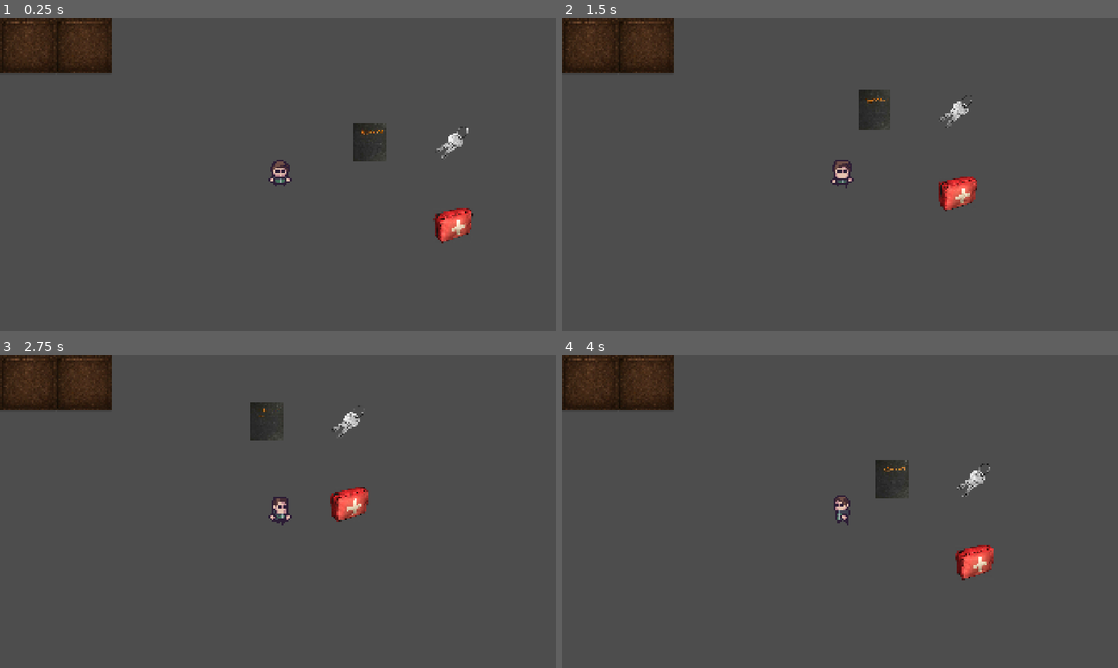
Above: before the commit, frames 1-4 (two rows, left to right).
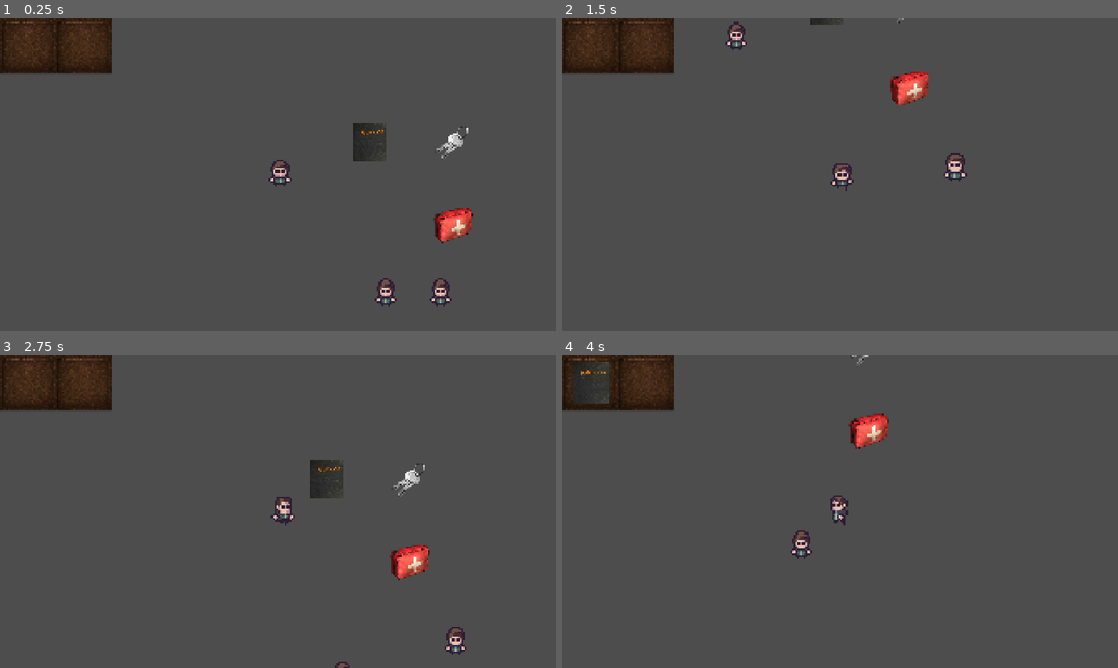
Above: after the commit, the same moments.

Repository: fernandofelxs/ProjetoGameDev
Game: Godot game, scene res://levels/testroom.tscn
Same seed, same stepped clock (60 frames per second), same inputs: the game is played once before the commit and once after it.
Inputs:
- Up to frame 1 (0.25 s): no input
- Up to frame 2 (1.5 s): hold Right (ui_right) 0.53-1.28 s; hold Tab (switch_player_character, bound only after the commit) 0.53-1.28 s; tap Space (attack) at 0.6 s; hold Down (ui_down) from 1.28 s (still down); tap Tab (switch_player_character, bound only after the commit) at 1.35 s
- Up to frame 3 (2.75 s): tap Space (attack) at 1.55, 2.1 s; release Down (ui_down) at 2.03 s; hold Right (ui_right) from 2.03 s (still down); hold Tab (switch_player_character, bound only after the commit) from 2.03 s (still down)
- Up to frame 4 (4 s): release Right (ui_right) at 2.78 s; release Tab (switch_player_character, bound only after the commit) at 2.78 s; hold Up (ui_up) 2.78-3.53 s; tap E (interact) at 2.85 s; tap Space (attack) at 3.05 s; hold Left (ui_left) from 3.53 s (still down); hold Tab (switch_player_character, bound only after the commit) from 3.53 s (still down)

The runs differ from the first frame. In frame 1, 0.5% of the frame differs, in the area x 67-82%, y 83-93%; in frame 2, 2.8%; in frame 3, 3.3%, in the area x 45-84%, y 15-100%; in frame 4, 3.1%.

Commit message:
implement changing between characters

Diff:
--- a/levels/testroom.tscn
+++ b/levels/testroom.tscn
@@ -1,7 +1,8 @@
-[gd_scene load_steps=10 format=3 uid="uid://dqslu82ee6ynk"]
+[gd_scene load_steps=11 format=3 uid="uid://dqslu82ee6ynk"]
 
 [ext_resource type="PackedScene" uid="uid://r5737pf6ogiv" path="res://scenes/player/player.tscn" id="1_dvo5g"]
 [ext_resource type="Script" uid="uid://cgtd7mnyrs1dm" path="res://scripts/testroom.gd" id="1_eivy4"]
+[ext_resource type="PackedScene" uid="uid://brlbowc67l8yf" path="res://scenes/player/character_manager.tscn" id="2_j5n7w"]
 [ext_resource type="PackedScene" uid="uid://b2foc0juo3axl" path="res://scenes/enemy1/enemy1.tscn" id="2_xndyt"]
 [ext_resource type="PackedScene" uid="uid://bqt17yadoo1ul" path="res://scenes/item_pickups/item_pickup.tscn" id="4_16dvi"]
 [ext_resource type="PackedScene" uid="uid://qmbh7eaq4ldl" path="res://scenes/ui/game_ui.tscn" id="4_jleao"]
@@ -17,11 +18,21 @@
 [node name="TestRoom" type="Node2D"]
 script = ExtResource("1_eivy4")
 
+[node name="CharacterManager" parent="." node_paths=PackedStringArray("players") instance=ExtResource("2_j5n7w")]
+players = [NodePath("../Player"), NodePath("../Player2"), NodePath("../Player3")]
+
+[node name="Camera2D" type="Camera2D" parent="CharacterManager"]
+position = Vector2(347, 75)
+zoom = Vector2(5.975, 5.975)
+
 [node name="Player" parent="." instance=ExtResource("1_dvo5g")]
 position = Vector2(347, 75)
 
-[node name="Camera2D" type="Camera2D" parent="Player"]
-zoom = Vector2(5.975, 5.975)
+[node name="Player2" parent="." instance=ExtResource("1_dvo5g")]
+position = Vector2(440, 144)
+
+[node name="Player3" parent="." instance=ExtResource("1_dvo5g")]
+position = Vector2(408, 144)
 
 [node name="Enemy1" parent="." node_paths=PackedStringArray("player") instance=ExtResource("2_xndyt")]
 position = Vector2(103, -59)
@@ -31,13 +42,13 @@
 position = Vector2(73, -56)
 navigation_polygon = SubResource("NavigationPolygon_dvo5g")
 
+[node name="GameUI" parent="." instance=ExtResource("4_jleao")]
+
 [node name="ItemPickup" parent="." instance=ExtResource("4_16dvi")]
 z_index = -1
 position = Vector2(400, 56)
 scale = Vector2(0.15, 0.15)
 item = ExtResource("5_16dvi")
-
-[node name="GameUI" parent="." instance=ExtResource("4_jleao")]
 
 [node name="ItemPickup2" parent="." instance=ExtResource("4_16dvi")]
 z_index = -1
--- a/project.godot
+++ b/project.godot
@@ -38,6 +38,11 @@
 "events": [Object(InputEventKey,"resource_local_to_scene":false,"resource_name":"","device":-1,"window_id":0,"alt_press …(192 unchanged characters)…
 ]
 }
+switch_player_character={
+"deadzone": 0.2,
+"events": [Object(InputEventKey,"resource_local_to_scene":false,"resource_name":"","device":-1,"window_id":0,"alt_pressed":false,"shift_pressed":false,"ctrl_pressed":false,"meta_pressed":false,"pressed":false,"keycode":0,"physical_keycode":4194306,"key_label":0,"unicode":0,"location":0,"echo":false,"script":null)
+]
+}
 
 [rendering]
 
--- /dev/null
+++ b/scenes/player/character_manager.tscn
@@ -0,0 +1,6 @@
+[gd_scene load_steps=2 format=3 uid="uid://brlbowc67l8yf"]
+
+[ext_resource type="Script" uid="uid://clfivngncvmlf" path="res://scripts/character_manager.gd" id="1_btk7d"]
+
+[node name="CharacterManager" type="Node2D"]
+script = ExtResource("1_btk7d")
--- /dev/null
+++ b/scripts/character_manager.gd
@@ -0,0 +1,43 @@
+extends Node2D
+
+@export var players: Array[Player] = []
+@export var camera_speed := 100.0
+
+@onready var camera: Camera2D = $Camera2D
+
+var current_index := 0
+
+func _ready() -> void:
+	if players.is_empty():
+		return
+
+	_activate_player(0)
+
+func _physics_process(delta: float) -> void:
+	if players.is_empty():
+		return
+
+	var target_pos := players[current_index].global_position
+	var step := camera_speed * delta
+
+	camera.global_position = camera.global_position.move_toward(
+		target_pos,
+		step
+	)
+
+func _input(event: InputEvent) -> void:
+	if event.is_action_pressed("switch_player_character"):
+		switch_player_character()
+
+func switch_player_character() -> void:
+	players[current_index].is_active = false
+	current_index = (current_index + 1) % players.size()
+	_activate_player(current_index)
+
+func _activate_player(index: int) -> void:
+	for i in players.size():
+		players[i].is_active = (i == index)
+
+	camera_speed = players[index].speed
+
+	camera.global_position = players[index].global_position
--- a/scripts/game_ui.gd
+++ b/scripts/game_ui.gd
@@ -6,5 +6,5 @@
 	update_slots()
 
 func update_slots():
-	for i in range(min(Inventory.slots.size(), ui_slots.size())):
+	for i in range(0, ui_slots.size()):
 		ui_slots[i].update(Inventory.slots[i])
--- a/scripts/player.gd
+++ b/scripts/player.gd
@@ -20,6 +20,7 @@
 var knockback_timer: float = 0.0
 @export var knockback_force : float = 150.0
 @export var knockback_duration: float = 0.2
+@export var is_active = true
 
 func _ready() -> void:
 	animation.play("idle_down")
@@ -27,16 +28,20 @@
 	attack_area.connect("body_entered", Callable(self, "_on_attack_area_activated"))
 
 func _process(_delta: float) -> void:
-	direction.x = Input.get_action_strength("ui_right") - Input.get_action_strength("ui_left")
-	direction.y = Input.get_action_raw_strength("ui_down") - Input.get_action_strength("ui_up")
+	if is_active:
+		direction.x = Input.get_action_strength("ui_right") - Input.get_action_strength("ui_left")
+		direction.y = Input.get_action_strength("ui_down") - Input.get_action_strength("ui_up")
 
-	velocity = direction.normalized() * speed if not attacking else Vector2.ZERO
+		if Input.is_action_just_pressed("attack") and not attacking:
+			attacking = true
+	else:
+		direction = Vector2.ZERO
+
+	velocity = direction.normalized() * speed if (is_active and not attacking) else Vector2.ZERO
 
 	if update_direction() or update_state():
 		update_animation()
 
-	if Input.is_action_just_pressed("attack") and !attacking:
-		attacking = true
 
 func _physics_process(delta: float) -> void:
 	if knockback_timer > 0.0:
--- a/scripts/testroom.gd
+++ b/scripts/testroom.gd
@@ -1,7 +1,10 @@
 extends Node2D
 
-func _ready():
+func _ready() -> void:
 	$GameUI.update_slots()
 
-func _on_item_pickup_item_collected() -> void:
+	for pickup in get_tree().get_nodes_in_group("item_pickups"):
+		pickup.item_collected.connect(_on_item_pickup_item_collected)
+
+func _on_item_pickup_item_collected():
 	$GameUI.update_slots()
Not shown: 1 places in scenes/ui/inventory_slot.tscn that only renumber resources
Not shown, added: scripts/character_manager.gd.uid
